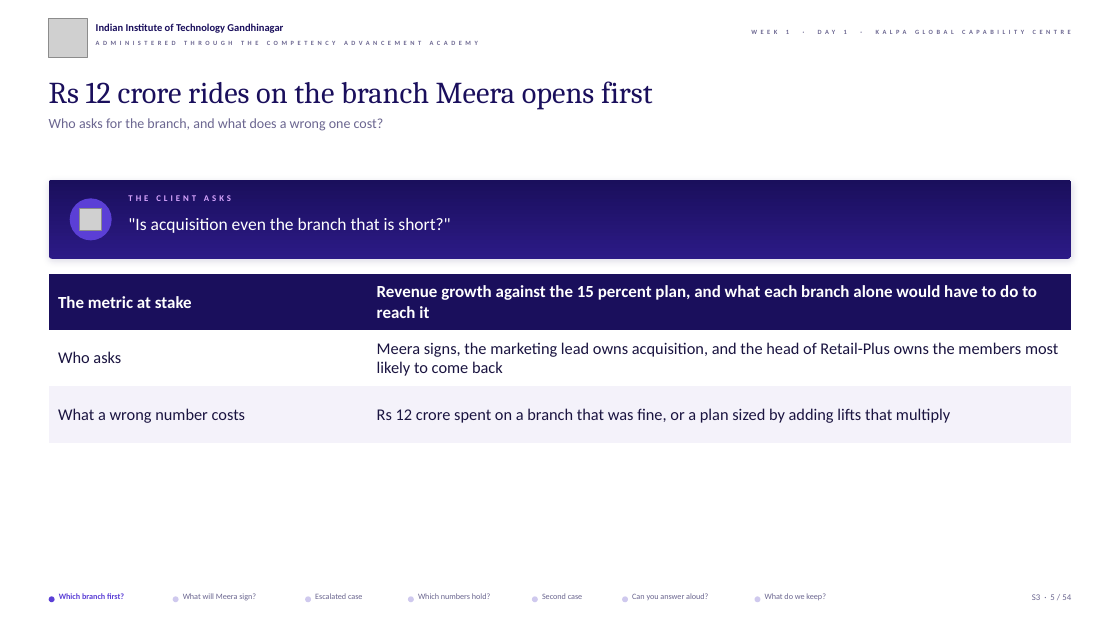
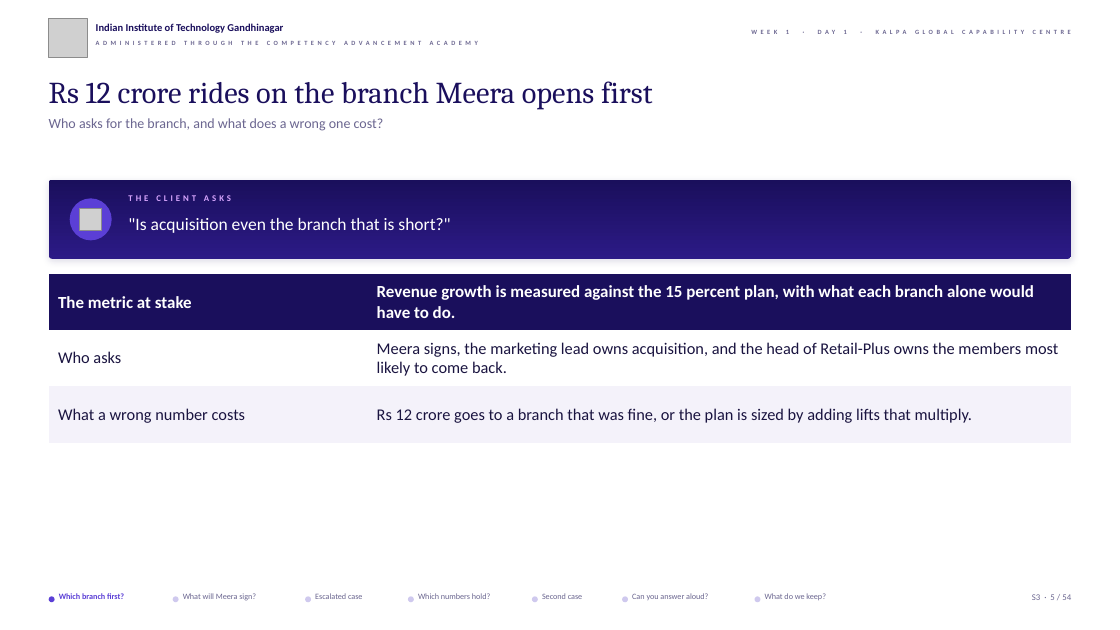
Before and after one commit to fde-academy-lab/c2-content-factory, a slide deck: slide 5 of content/W01/D1/slides/C2_W01_D01_half2_STUDENT.pptx. Drawn at 1120x630 pixels with LibreOffice and Linux fonts; fonts in the diff are those of the drawing; grey boxes stand for pictures; background and template pictures are left out. Boxes give left, top, right and bottom in pixels: in the first picture for what was removed or moved away, otherwise in the second. Text is boxed around its words. In the diff, an @@ line names an element or a change of style, - is before the commit and + after.

```diff
--- a/content/W01/D1/slides/C2_W01_D01_half2_STUDENT.pptx
+++ b/content/W01/D1/slides/C2_W01_D01_half2_STUDENT.pptx
@@ table at bbox=[49, 274, 1071, 443] @@
-row 1, column 2: Revenue growth against the 15 percent plan, and what each branch alone would have to do to reach it
+row 1, column 2: Revenue growth is measured against the 15 percent plan, with what each branch alone would have to do.
-row 2, column 2: Meera signs, the marketing lead owns acquisition, and the head of Retail-Plus owns the members most likely to come back
+row 2, column 2: Meera signs, the marketing lead owns acquisition, and the head of Retail-Plus owns the members most likely to come back.
-row 3, column 2: Rs 12 crore spent on a branch that was fine, or a plan sized by adding lifts that multiply
+row 3, column 2: Rs 12 crore goes to a branch that was fine, or the plan is sized by adding lifts that multiply.
```
Also in this commit, not shown: 18 other slides changed, 32 other files.
